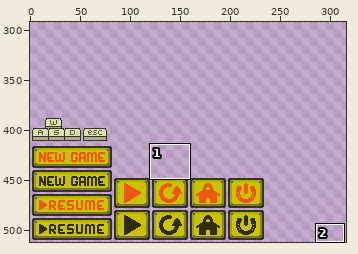
Pixel-art file -- Design/Assets/UI/UIElementsMenus.aseprite. Above, an overview of the earlier version with the close-up marked.
Close-up. Old version:
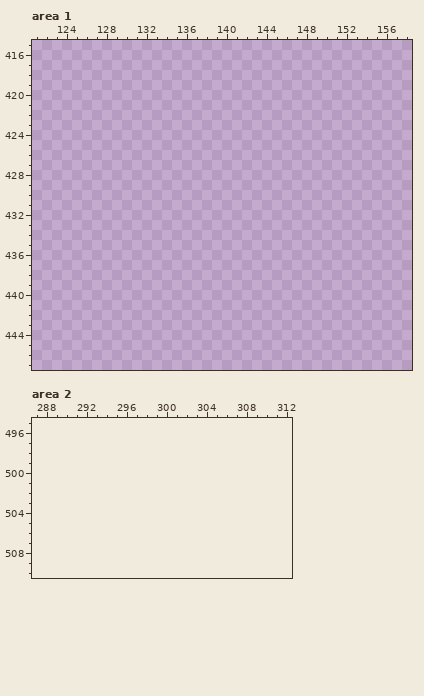
240x135 pixels, 1 frame. Colours within 5 levels of each other are drawn and written as one. Shown: area 1: x 121..158, y 415..447; area 2: x 287..312, y 495..510. The old version is drawn lined up with the new one, on the new canvas. The wide view leaves out empty margins. The commit also changed other parts of the picture, which this record leaves out.
And afterwards:
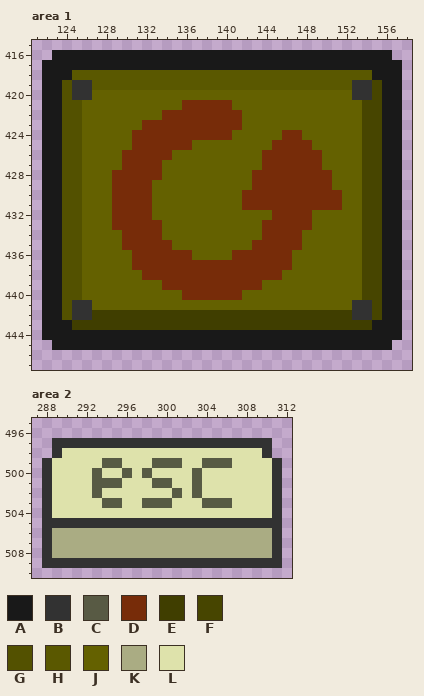
Palette (. is transparent): A #191919  B #323232  C #585a44  D #772c09  E #403e00  F #474500  G #535100  H #5a5800  J #646100  K #aaac83  L #dee2ab
Edits made:
canvas 240x135 -> 512x512, the old top-left corner now at 0,379 (the part of the old canvas that was cut away was empty and is not shown)
--- area 1
@@ x 121..158 @@
 415 ......................................
-416 ......................................
-417 ......................................
-418 ......................................
-419 ......................................
-420 ......................................
-421 ......................................
-422 ......................................
-423 ......................................
-424 ......................................
-425 ......................................
-426 ......................................
-427 ......................................
-428 ......................................
-429 ......................................
-430 ......................................
-431 ......................................
-432 ......................................
-433 ......................................
-434 ......................................
-435 ......................................
-436 ......................................
-437 ......................................
-438 ......................................
-439 ......................................
-440 ......................................
-441 ......................................
-442 ......................................
-443 ......................................
-444 ......................................
-445 ......................................
+416 ..AAAAAAAAAAAAAAAAAAAAAAAAAAAAAAAAAA..
+417 .AAAAAAAAAAAAAAAAAAAAAAAAAAAAAAAAAAAA.
+418 .AAAHHHHHHHHHHHHHHHHHHHHHHHHHHHHHHAAA.
+419 .AAGBBHHHHHHHHHHHHHHHHHHHHHHHHHHBBFAA.
+420 .AAGBBJJJJJJJJJJJJJJJJJJJJJJJJJJBBFAA.
+421 .AAGGJJJJJJJJJJDDDDDJJJJJJJJJJJJJFFAA.
+422 .AAGGJJJJJJJJDDDDDDDDJJJJJJJJJJJJFFAA.
+423 .AAGGJJJJJJDDDDDDDDDDJJJJJJJJJJJJFFAA.
+424 .AAGGJJJJJDDDDDDDDDDJJJJJDDJJJJJJFFAA.
+425 .AAGGJJJJJDDDDDDJJJJJJJJDDDDJJJJJFFAA.
+426 .AAGGJJJJDDDDDJJJJJJJJJDDDDDDJJJJFFAA.
+427 .AAGGJJJJDDDDJJJJJJJJJJDDDDDDJJJJFFAA.
+428 .AAGGJJJDDDDDJJJJJJJJJDDDDDDDDJJJFFAA.
+429 .AAGGJJJDDDDJJJJJJJJJJDDDDDDDDJJJFFAA.
+430 .AAGGJJJDDDDJJJJJJJJJDDDDDDDDDDJJFFAA.
+431 .AAGGJJJDDDDJJJJJJJJJDDDDDDDDDDJJFFAA.
+432 .AAGGJJJDDDDJJJJJJJJJJJJDDDDJJJJJFFAA.
+433 .AAGGJJJDDDDDJJJJJJJJJJDDDDDJJJJJFFAA.
+434 .AAGGJJJJDDDDJJJJJJJJJJDDDDJJJJJJFFAA.
+435 .AAGGJJJJDDDDDJJJJJJJJDDDDDJJJJJJFFAA.
+436 .AAGGJJJJJDDDDDDJJJJDDDDDDJJJJJJJFFAA.
+437 .AAGGJJJJJDDDDDDDDDDDDDDDDJJJJJJJFFAA.
+438 .AAGGJJJJJJDDDDDDDDDDDDDDJJJJJJJJFFAA.
+439 .AAGGJJJJJJJJDDDDDDDDDDJJJJJJJJJJFFAA.
+440 .AAGGJJJJJJJJJJDDDDDDJJJJJJJJJJJJFFAA.
+441 .AAGBBJJJJJJJJJJJJJJJJJJJJJJJJJJBBFAA.
+442 .AAGBBEEEEEEEEEEEEEEEEEEEEEEEEEEBBFAA.
+443 .AAAEEEEEEEEEEEEEEEEEEEEEEEEEEEEEEAAA.
+444 .AAAAAAAAAAAAAAAAAAAAAAAAAAAAAAAAAAAA.
+445 ..AAAAAAAAAAAAAAAAAAAAAAAAAAAAAAAAAA..
 446 ......................................
--- area 2
@@ x 287..312 @@
 496 ..........................
-497 ..........................
-498 ..........................
-499 ..........................
-500 ..........................
-501 ..........................
-502 ..........................
-503 ..........................
-504 ..........................
-505 ..........................
-506 ..........................
-507 ..........................
-508 ..........................
-509 ..........................
+497 ..BBBBBBBBBBBBBBBBBBBBBB..
+498 ..BLLLLLLLLLLLLLLLLLLLLB..
+499 .BLLLLLCCLLLCCCLLCCCLLLLB.
+500 .BLLLLCLLCLCLLLLCLLLLLLLB.
+501 .BLLLLCCCLLLCCLLCLLLLLLLB.
+502 .BLLLLCLLLLLLLCLCLLLLLLLB.
+503 .BLLLLLCCLLCCCLLLCCCLLLLB.
+504 .BLLLLLLLLLLLLLLLLLLLLLLB.
+505 .BBBBBBBBBBBBBBBBBBBBBBBB.
+506 .BKKKKKKKKKKKKKKKKKKKKKKB.
+507 .BKKKKKKKKKKKKKKKKKKKKKKB.
+508 .BKKKKKKKKKKKKKKKKKKKKKKB.
+509 .BBBBBBBBBBBBBBBBBBBBBBBB.
 510 ..........................
Pixel boxes of the changes (left, top, right, bottom) in both close-ups:
added: (42, 50, 402, 350)
added: (42, 438, 282, 568)
